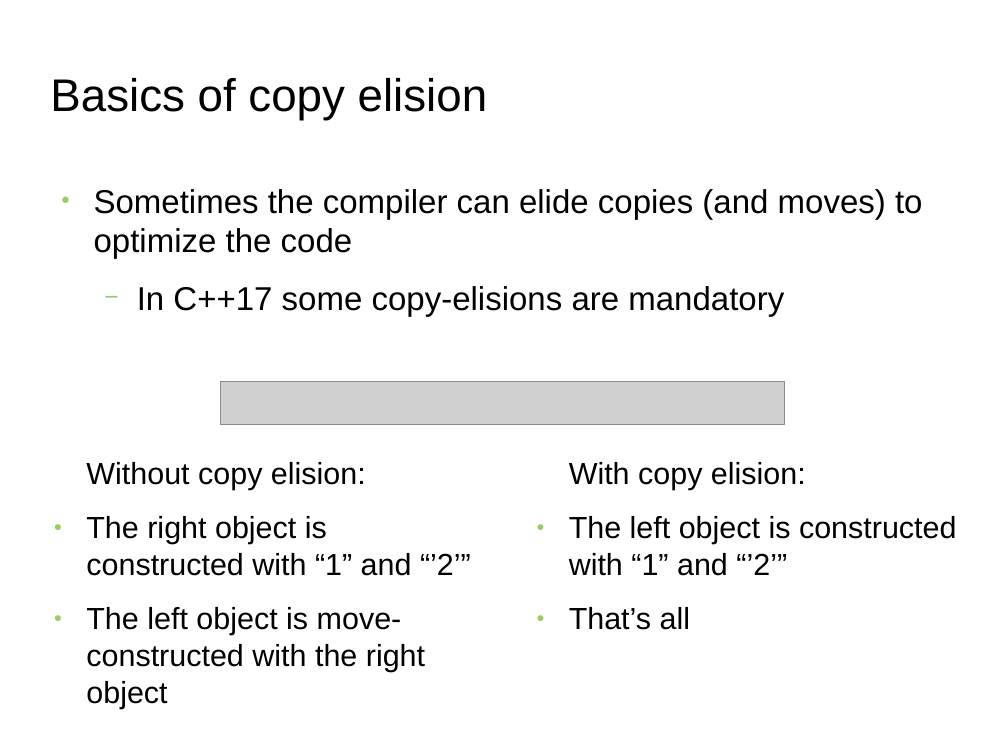
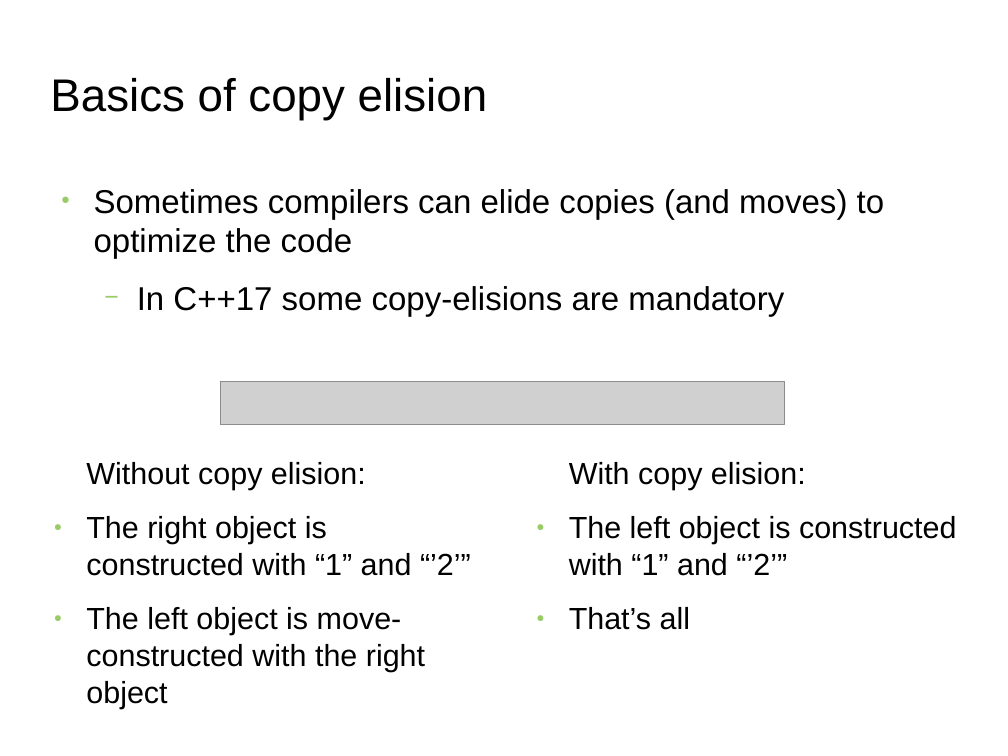
Before and after one commit to FranckRJ/CPP-trainings, a slide deck: slide 4 of traning-move.odp. Drawn at 1008x756 pixels with LibreOffice and Linux fonts; fonts in the diff are those of the drawing; grey boxes stand for pictures; background and template pictures are left out. Boxes give left, top, right and bottom in pixels: in the first picture for what was removed or moved away, otherwise in the second. Text is boxed around its words. In the diff, an @@ line names an element or a change of style, - is before the commit and + after.

```diff
--- a/traning-move.odp
+++ b/traning-move.odp
@@ text at [94,189,884,259]: text changed @@
-● Sometimes the compiler can elide copies (and moves) to optimize the code
+● Sometimes compilers can elide copies (and moves) to optimize the code
```
Also in this commit, not shown: 3 other slides changed.
